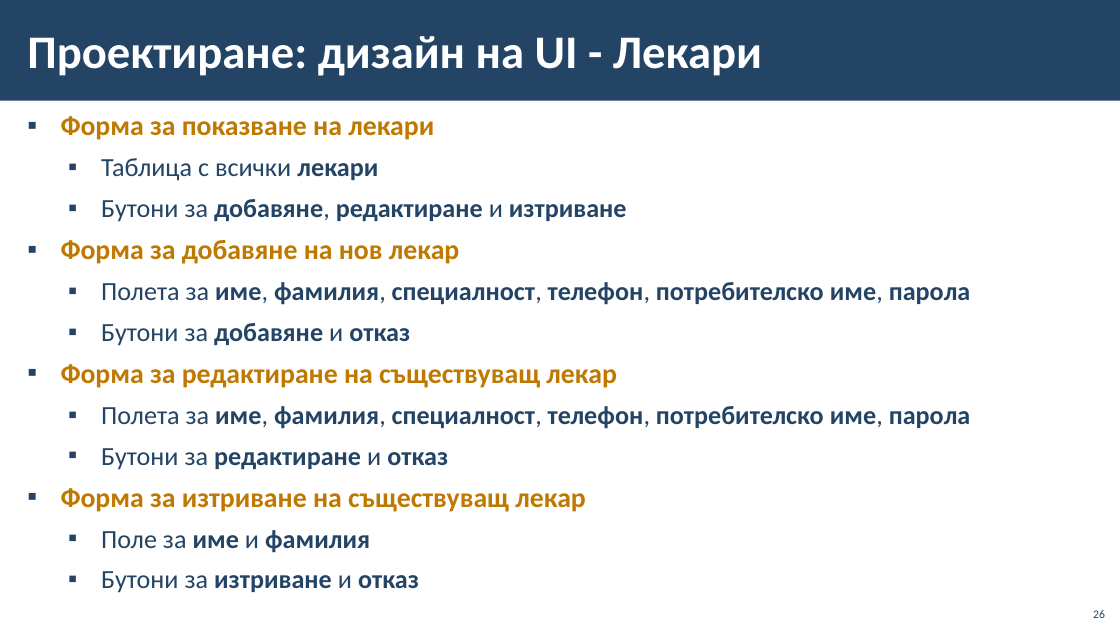
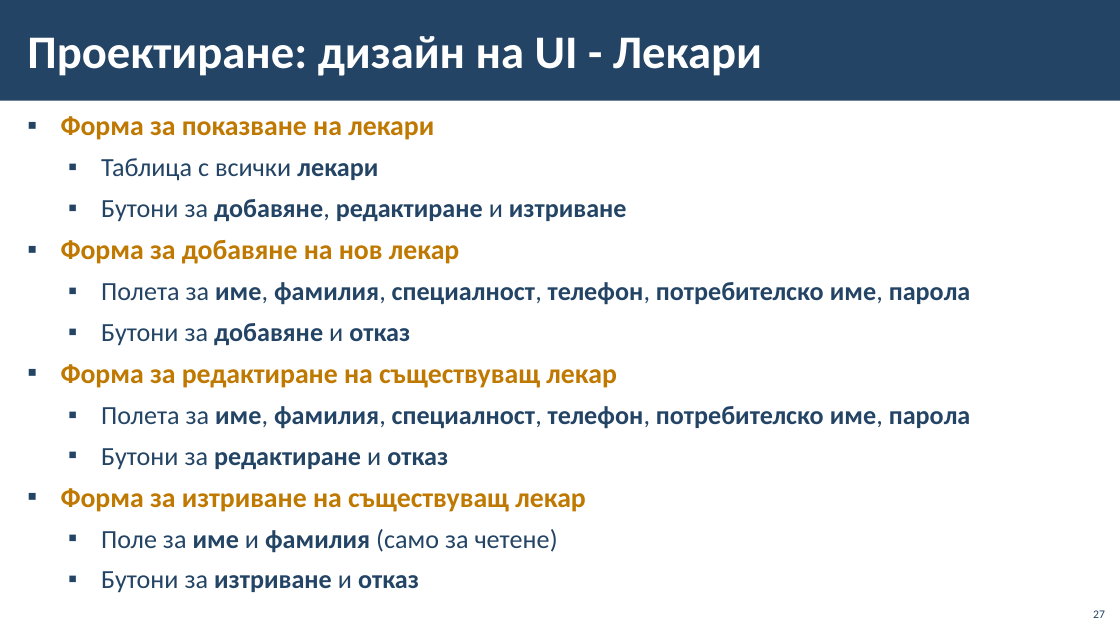
Before and after one commit to BG-IT-Edu/School-Programming, a slide deck: slide 27 of Courses/Software-Sciences/Module-4-Information-Systems-New/09-Lifecycle-of-Information-System/09-Lifecycle-of-Information-System.pptx (slide 26 before the commit). Drawn at 1120x630 pixels with LibreOffice and Linux fonts; fonts in the diff are those of the drawing; background and template pictures are left out. Boxes give left, top, right and bottom in pixels: in the first picture for what was removed or moved away, otherwise in the second. Text is boxed around its words. In the diff, an @@ line names an element or a change of style, - is before the commit and + after.

```diff
--- a/Courses/Software-Sciences/Module-4-Information-Systems-New/09-Lifecycle-of-Information-System/09-Lifecycle-of-Information-System.pptx
+++ b/Courses/Software-Sciences/Module-4-Information-Systems-New/09-Lifecycle-of-Information-System/09-Lifecycle-of-Information-System.pptx
@@ text at <box>101,529,558,553</box>: text changed; bold off @@
-  ▪ Поле за име и фамилия
+  ▪ Поле за име и фамилия (само за четене)
@@ page number at <box>1093,610,1105,618</box>: text changed @@
-26
+27
```
Also in this commit, not shown: 3 other slides changed, 1 slide added.
